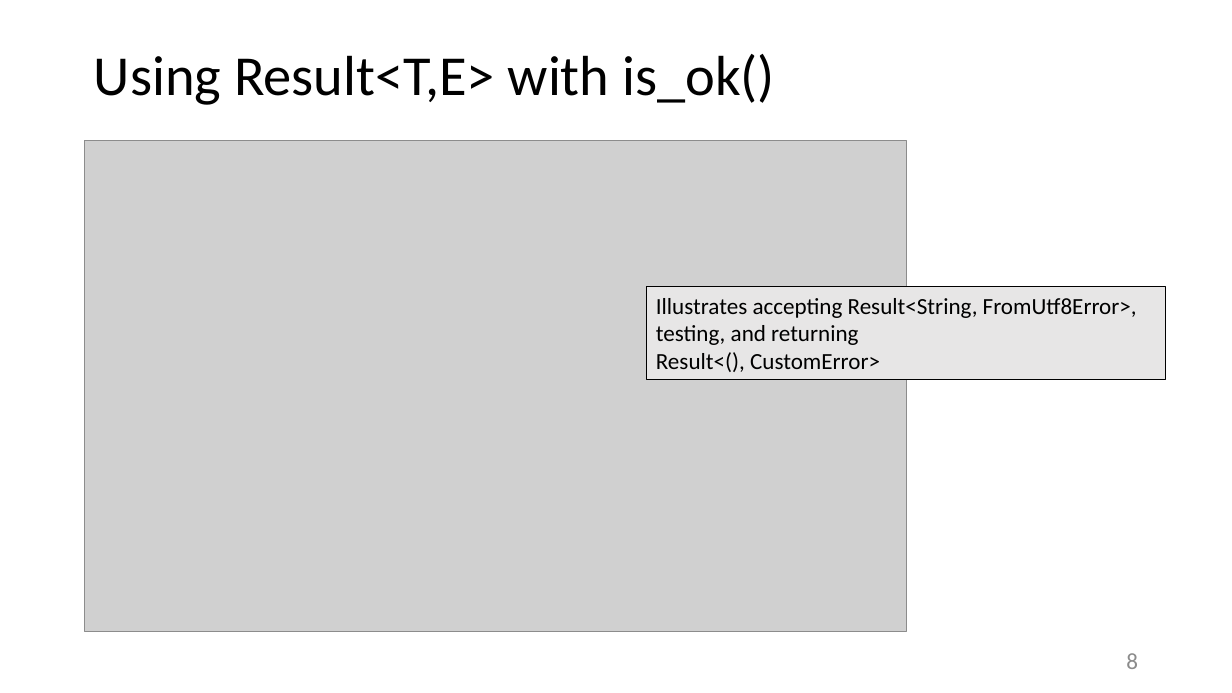
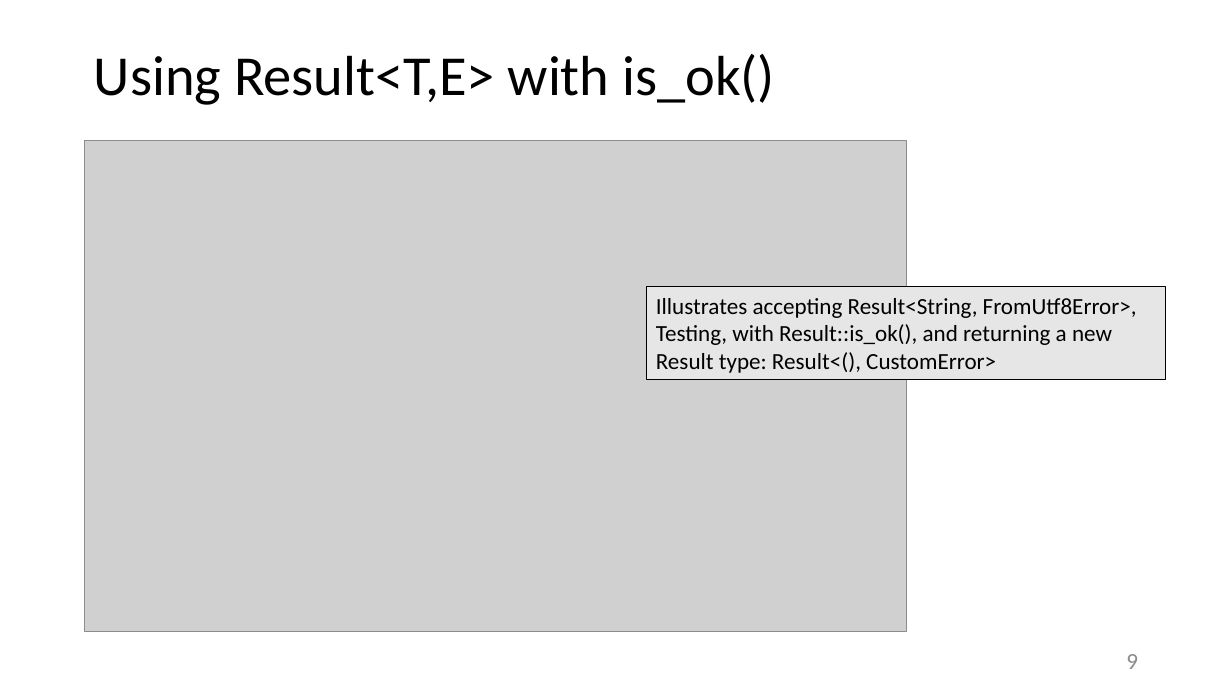
Before and after one commit to JimFawcett/JimFawcett.github.io, a slide deck: slide 9 of Resources/RustErrorHandling.pptx (slide 8 before the commit). Drawn at 1232x693 pixels with LibreOffice and Linux fonts; fonts in the diff are those of the drawing; grey boxes stand for pictures. Boxes give left, top, right and bottom in pixels: in the first picture for what was removed or moved away, otherwise in the second. Text is boxed around its words. In the diff, an @@ line names an element or a change of style, - is before the commit and + after.

```diff
--- a/Resources/RustErrorHandling.pptx
+++ b/Resources/RustErrorHandling.pptx
@@ text in rectangle at (x1=656, y1=324, x2=1112, y2=373): text changed @@
-testing, and returning
-Result<(), CustomError>
+Testing, with Result::is_ok(), and returning a new Result type: Result<(), CustomError>
@@ page number at (x1=1126, y1=654, x2=1138, y2=669): text changed @@
-8
+9
```
Also in this commit, not shown: 4 other slides changed, 5 slides added, 1 other file.
